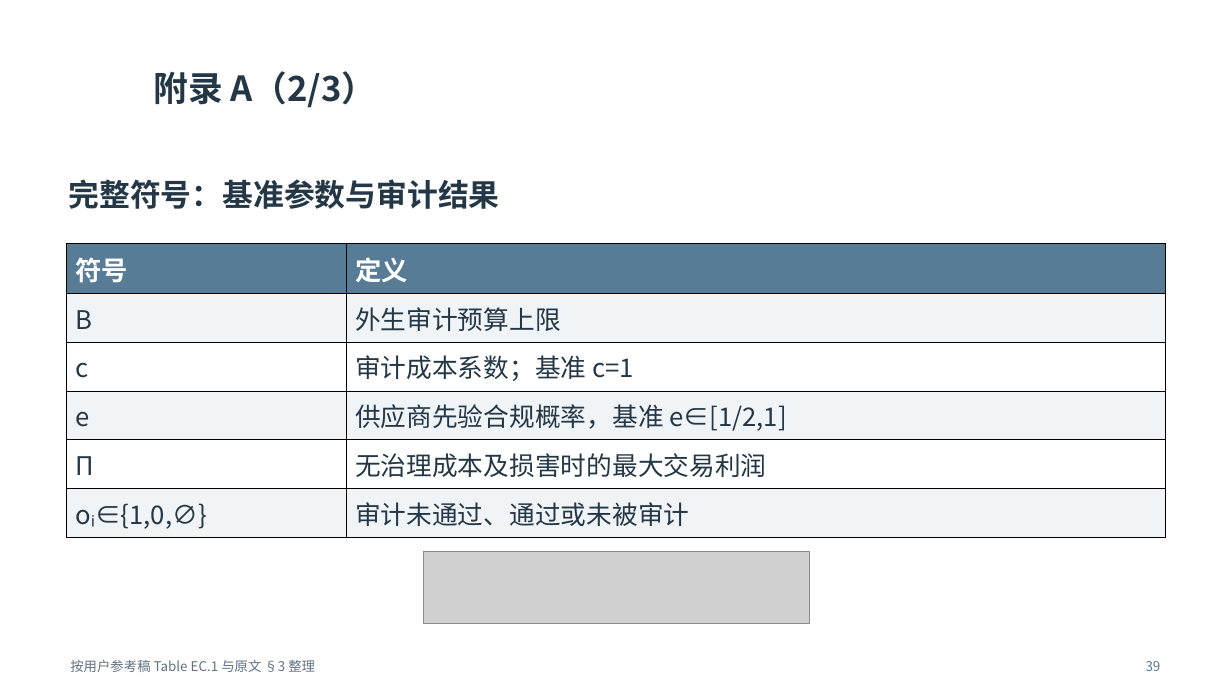
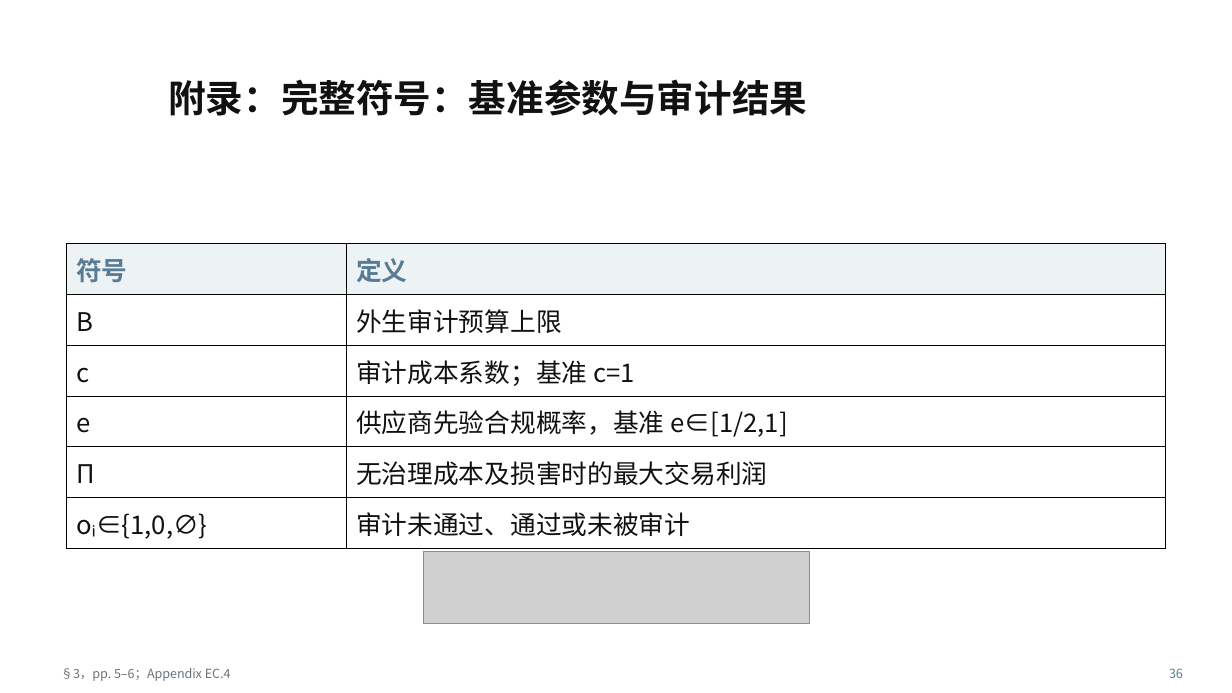
Before and after one commit to shuihongyan7-max/test-codex, a slide deck: slide 36 of 大组会.pptx (slide 39 before the commit). Drawn at 1232x693 pixels with LibreOffice and Linux fonts; fonts in the diff are those of the drawing; grey boxes stand for pictures; background and template pictures are left out. Boxes give left, top, right and bottom in pixels: in the first picture for what was removed or moved away, otherwise in the second. Text is boxed around its words. In the diff, an @@ line names an element or a change of style, - is before the commit and + after.

Commit message:
在用户原稿上完善组会讲解与逐页讲稿

```diff
--- a/大组会.pptx
+++ b/大组会.pptx
@@ text removed at [153,71,377,108] @@
-附录 A（2/3）
@@ text at [168,79,807,116]: text changed; size 24 to 29.2 pt; text colour #243746 to #111111 @@
-完整符号：基准参数与审计结果
+附录：完整符号：基准参数与审计结果
@@ table at [67,244,1165,543] @@
@@ fill #587C95 to #EDF2F5 in row 1 @@
@@ fill #F0F4F7 to #FFFFFF in 6 cells @@
@@ size 20.5 to 20 pt, text colour #FFFFFF to #587C95 in "符号", "定义" @@
@@ text colour #243746 to #111111 @@
@@ text added at [61,668,231,681], 9.8 pt, text #6B747A @@
+§3，pp. 5–6；Appendix EC.4
@@ text removed at [70,660,315,672] @@
-按用户参考稿 Table EC.1 与原文 §3 整理
@@ text removed at [1146,661,1161,671] @@
-39
@@ text added at [1169,668,1183,678], 9.8 pt, text #587C95 @@
+36
```
Also in this commit, not shown: 17 other slides changed, 25 slides added, 31 slides removed, 1 other file.
